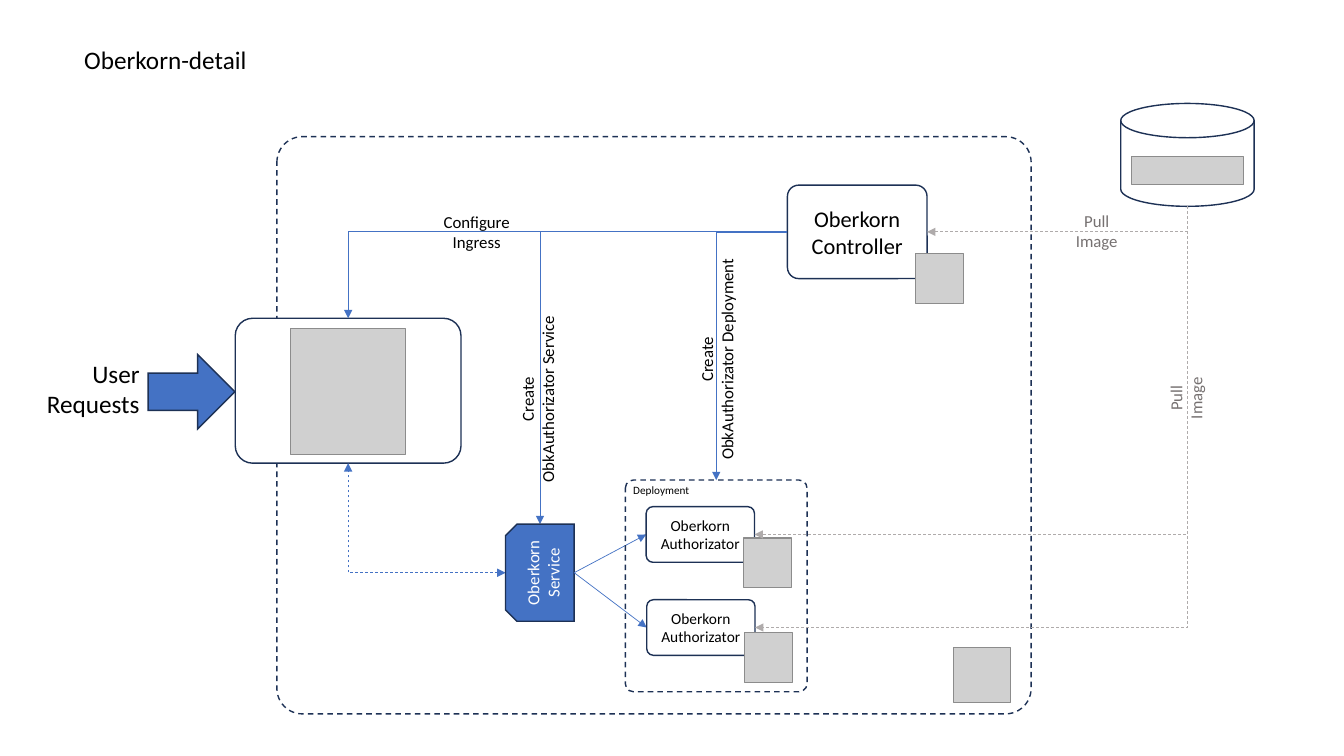
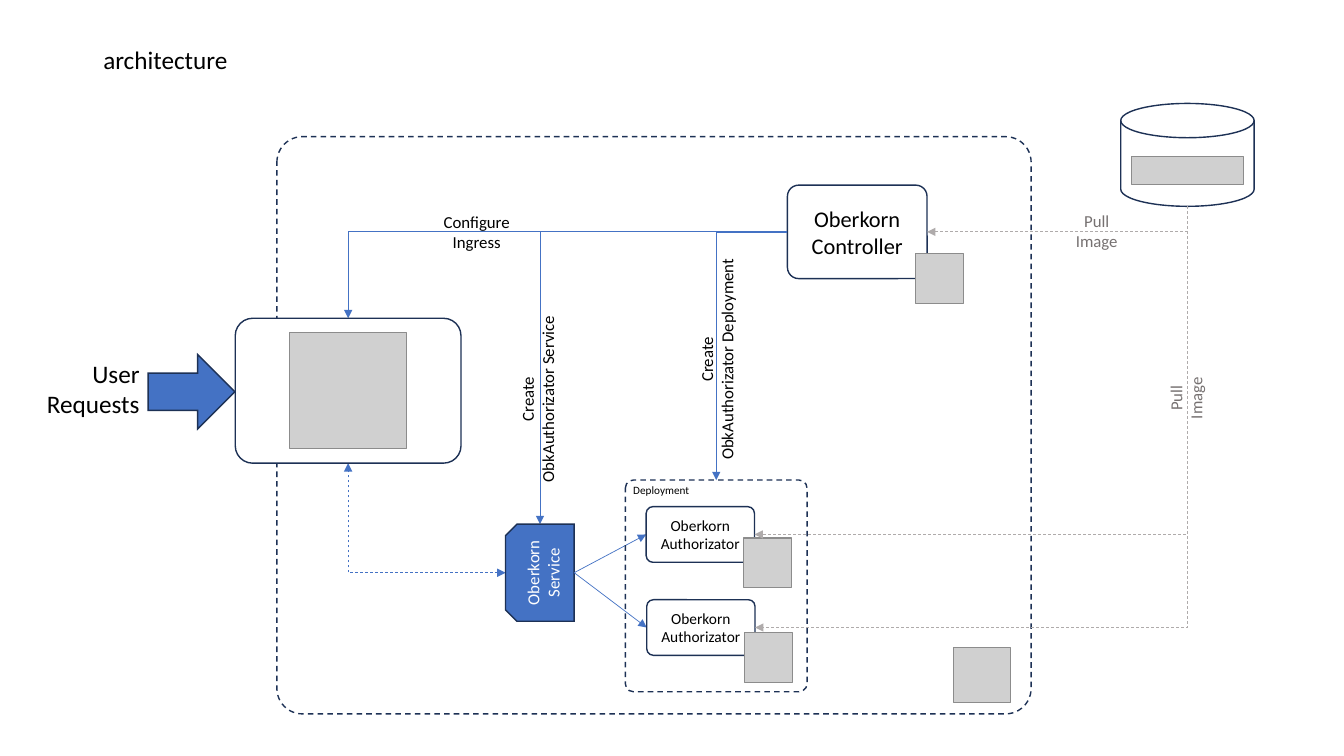
Before and after one commit to jfvilasPersonal/oberkorn, a slide deck: slide 5 of docs/diagrams.pptx. Drawn at 1344x756 pixels with LibreOffice and Linux fonts; fonts in the diff are those of the drawing; grey boxes stand for pictures. Boxes give left, top, right and bottom in pixels: in the first picture for what was removed or moved away, otherwise in the second. Text is boxed around its words. In the diff, an @@ line names an element or a change of style, - is before the commit and + after.

```diff
--- a/docs/diagrams.pptx
+++ b/docs/diagrams.pptx
@@ text at (x1=103, y1=51, x2=227, y2=70): text changed @@
-Oberkorn-detail
+architecture
@@ picture resized from (x1=291, y1=329, x2=405, y2=455) to (x1=289, y1=333, x2=406, y2=449) @@
```
Also in this commit, not shown: 4 other slides changed, 1 slide added, 5 other files.
